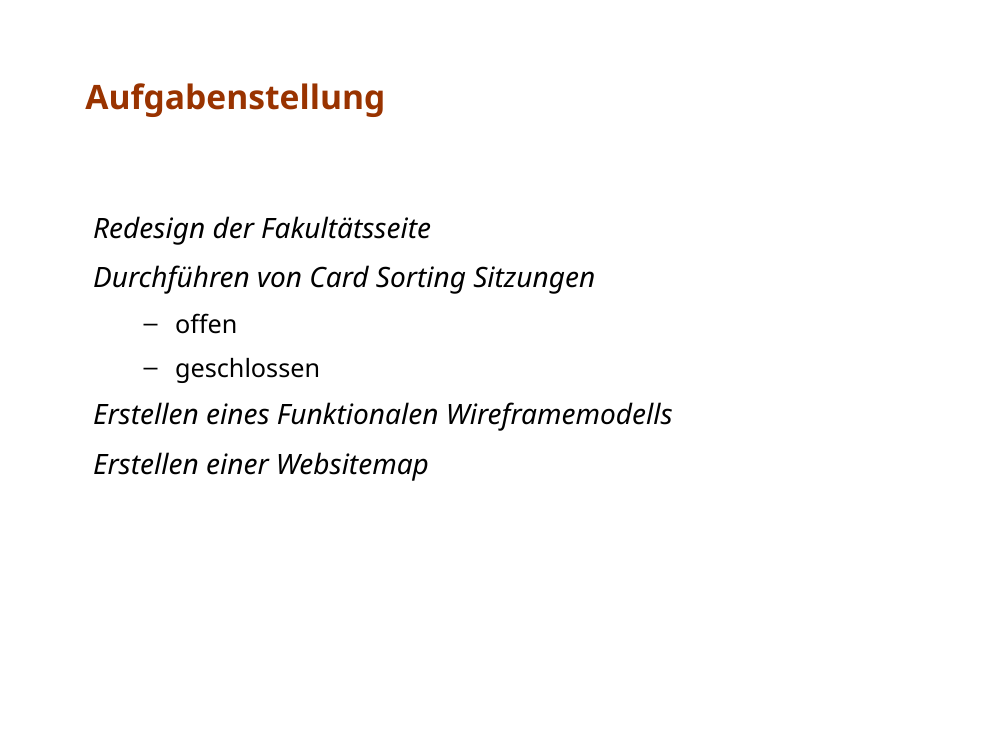
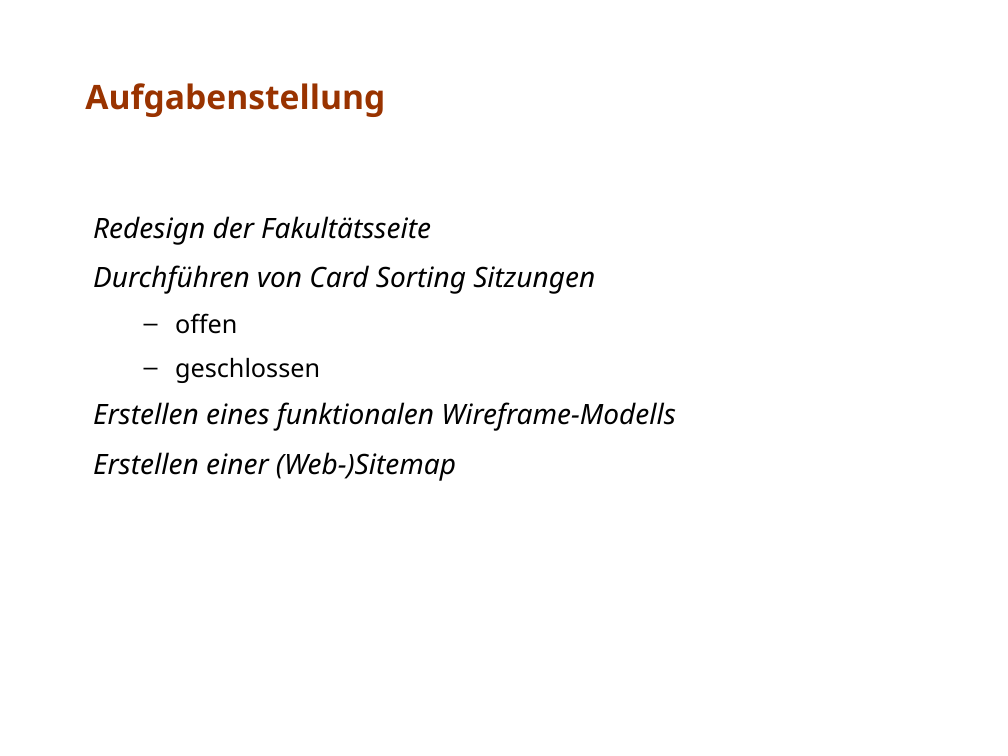
Before and after one commit to stzschoppe/sw-ergonomie, a slide deck: slide 3 of aufgabe17/doc/team17.ppt. Drawn at 1008x756 pixels with LibreOffice and Linux fonts; fonts in the diff are those of the drawing. Boxes give left, top, right and bottom in pixels: in the first picture for what was removed or moved away, otherwise in the second. Text is boxed around its words. In the diff, an @@ line names an element or a change of style, - is before the commit and + after.

```diff
--- a/aufgabe17/doc/team17.ppt
+++ b/aufgabe17/doc/team17.ppt
@@ text at (93,402,676,481): text changed @@
-Erstellen eines Funktionalen Wireframemodells
-Erstellen einer Websitemap
+Erstellen eines funktionalen Wireframe-Modells
+Erstellen einer (Web-)Sitemap
```
Also in this commit, not shown: 3 other slides changed, 1 slide added, 1 slide removed, 2 other files.
